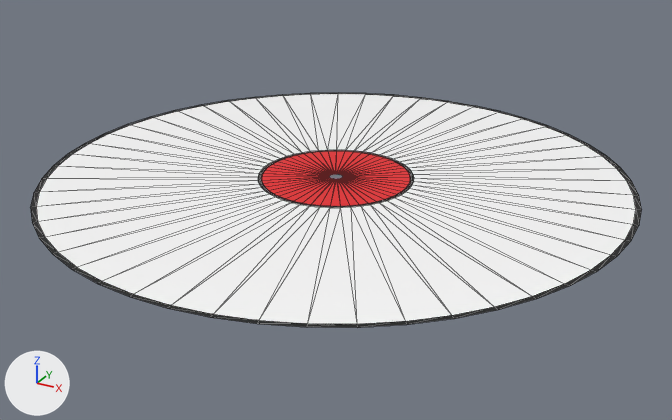
Two versions of the glTF model static/models/LP.glb, one commit apart.
Rendered twice from a 50 mm camera at (1.86, -3.38, 1.65) aimed at (0.03, -0.05, -0.02). The axes (+X, +Y, +Z) are drawn at lower left. The lights are the same throughout. Mesh edges are drawn as thin lines. Vertices at the same position are counted once.
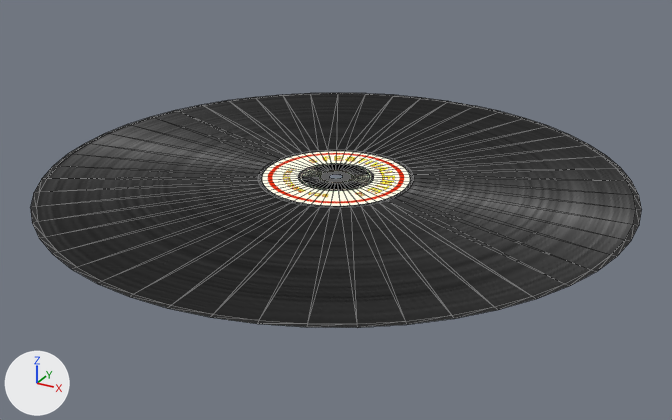
Pixel boxes (x1, y1, x2, y2) of what changed, in the pictures (672 x 420 px):
'Circle', surface changed (white to grey)
    both: (33, 93, 639, 328)
part 1 of me_circle_001, surface changed (white to grey)
    both: (31, 93, 641, 328)

Patch to the scene script:
```diff
--- a/static/models/LP.glb.py
+++ b/static/models/LP.glb.py
@@ img_vinyltexture @@
+img_vinyltexture = load_image('vinyltexture', '_unpacked/vinyltexture', 540, 360, 'sRGB')
@@ img_festivalente_logo @@
+img_festivalente_logo = load_image('Festivalente logo', '_unpacked/Festivalente_logo', 4148, 4148, 'sRGB')
@@ mat_material_001 @@
 mat_material_001 = bpy.data.materials.new('Material.001')
-# nodes: BsdfPrincipled, OutputMaterial
-# colours: red #e71f24
+# nodes: BsdfTransparent, Emission, LightPath, MixShader, OutputMaterial, TexImage
+# uses the picture img_festivalente_logo
@@ mat_material_002 @@
 mat_material_002 = bpy.data.materials.new('Material.002')
-# nodes: BsdfPrincipled, OutputMaterial
-# colours: white #ffffff
+# nodes: BsdfTransparent, Emission, LightPath, MixShader, OutputMaterial, TexImage
+# uses the picture img_vinyltexture
@@ me_circle_001 @@
 me_circle_001.from_pydata(...)  # 255 vertices, 408 faces; spans x -1.3..1.3, y -1.3..1.3, z 0.0
 # used by ob_circle; location = (0.0, 0.0, 0.12)
+# me_circle_001 part 1: texture (UV) coordinates of 408 of 408 faces, centred in x -1.29..1.29, y -1.29..1.29, z 0.0, changed; they spanned u 0.0..0.0, v 0.0..0.0 and now span u 0.0..1.0, v 0.0..1.0
 me_circle_001.materials.append(mat_material_001)
```
